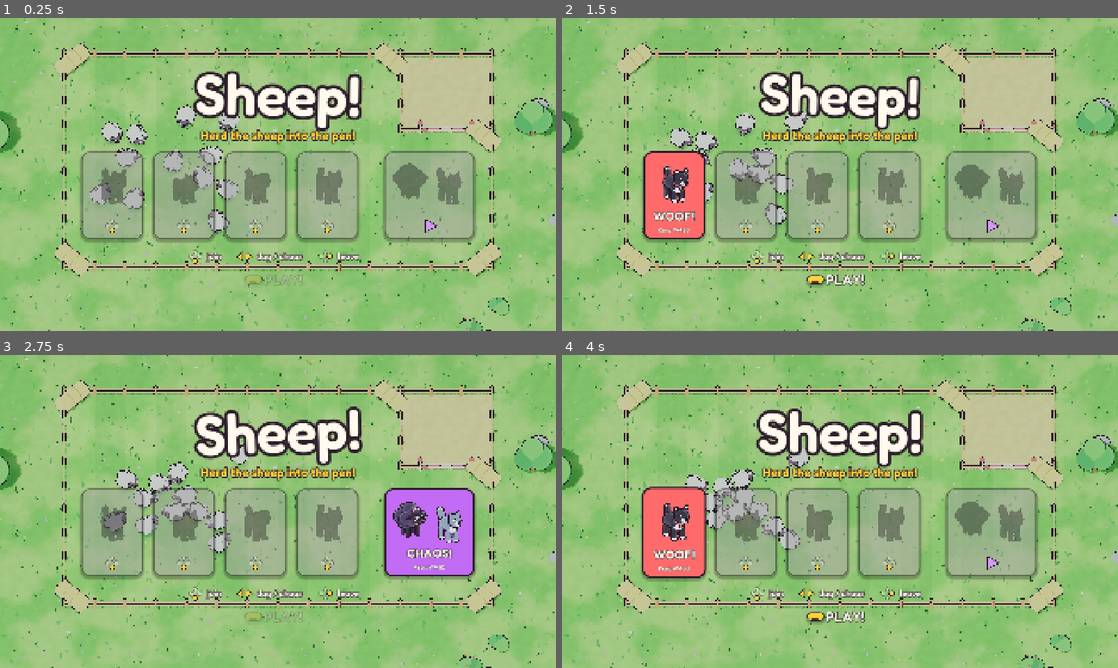
Above: before the commit, frames 1-4 (two rows, left to right).
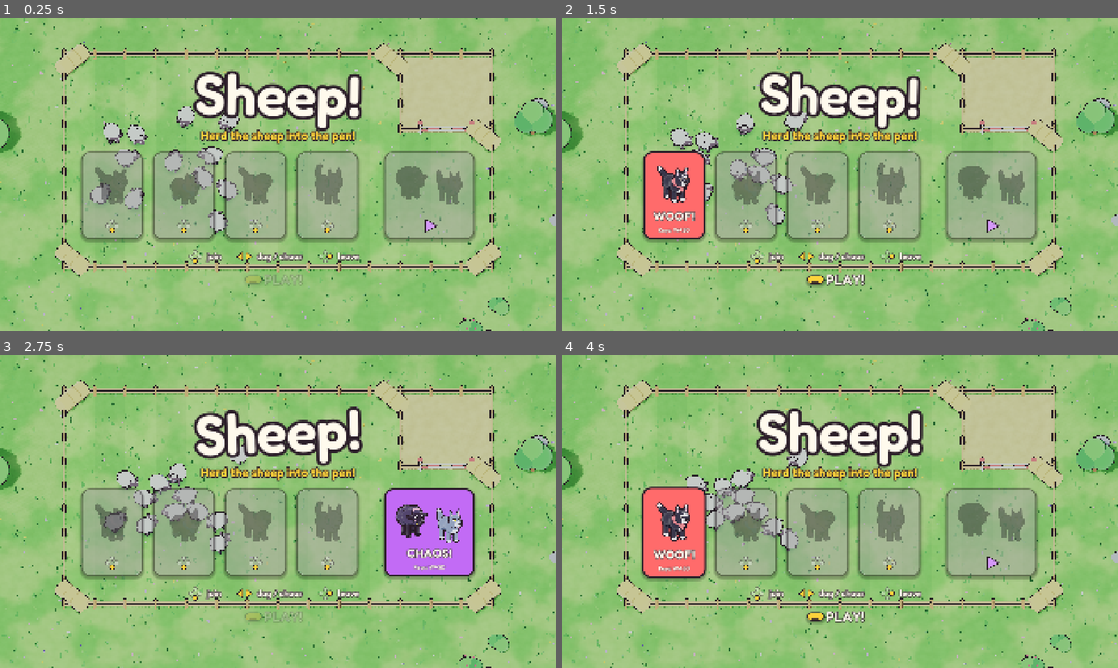
Above: after the commit, the same moments.

Repository: gregology/sheep
Game: Godot game, scene res://src/main.tscn
Same seed, same stepped clock (60 frames per second), same inputs: the game is played once before the commit and once after it.
Inputs (mouse positions are in pixels of both pictures, inside the frame that each line leads up to):
- Up to frame 1 (0.25 s): no input
- Up to frame 2 (1.5 s): tap Enter at 0.5 s; move the mouse to (962, 158) at 0.52 s; hold D 0.53-1.28 s; tap E at 0.6 s; click (962, 158) at 0.67 s; tap Space at 0.77 s; move the mouse to (728, 190) at 1.27 s; hold S from 1.28 s (still down); tap Q at 1.35 s
- Up to frame 3 (2.75 s): tap Space at 1.52 s; move the mouse to (333, 442) at 2.02 s; release S at 2.03 s; hold D from 2.03 s (still down); tap R at 2.1 s
- Up to frame 4 (4 s): move the mouse to (812, 574) at 2.77 s; release D at 2.78 s; hold W 2.78-3.53 s; tap Z at 2.85 s; click (812, 574) at 2.92 s; tap Space at 3.02, 3.77 s; move the mouse to (1006, 558) at 3.52 s; hold A from 3.53 s (still down); tap X at 3.6 s

The runs differ from the first frame. In frame 1, 1.0% of the frame differs, in the area x 16-84%, y 27-70%; in frame 2, 1.1%; in frame 3, 1.2%, in the area x 17-84%, y 28-64%; in frame 4, 1.1%.

Commit message:
Add Blender-built creature models and CC0 sounds and music
Models
- tools/blender/build_models.py builds the sheep, black sheep, four dog
  breeds and the wolf from metaballs (stiff wool bumps for a cloud-like
  fleece), decimates them to about 5-7k triangles and exports one .glb each
- Parts keep CreatureModel's names and pivots, so the procedural animation
  works unchanged; material names are colour slots that ModelPaint repaints
  with the toon materials, so bandanas still take each player's colour
- build_models.sh installs numpy for Blender's Python into .tools/ when the
  system Blender lacks it (the glTF exporter needs it)
- Code-built models remain as a fallback; --code-models forces them
- New gallery demo scenario lines every creature up close to the camera

Audio
- tools/audio/build_sounds.py downloads CC0 sources (Freesound, Kenney,
  OpenGameArt), cuts and cleans each clip, normalises, encodes Ogg Vorbis
  and regenerates assets/audio/CREDITS.md
- Music crossfades between a menu track and a round track and ducks under
  the victory fanfare; creatures make a soft thump when they land
- Synthesised sounds stay as fallbacks for any name without files

Also: make models / make sounds targets and updated README and design doc.

Diff:
--- a/src/audio/music.gd
+++ b/src/audio/music.gd
@@ -1,36 +1,70 @@
 extends Node
-## Background music on the Music bus, looping. Uses the first track found in
-## user://family_sounds/music/, then res://assets/audio/music/, otherwise a
-## synthesised placeholder loop (built on a worker thread so start-up stays quick).
+## Background music on the Music bus: one looping track per screen, cross-faded.
+##
+## A track named N comes from user://family_sounds/music/N.(ogg|mp3) (or any single
+## file in that folder, for every track), then res://assets/audio/music/N.ogg,
+## otherwise a synthesised placeholder loop built on a worker thread.
 
+## Mixed under the effects; the Music bus volume (settings) scales it further.
+const LEVEL_DB := -8.0
+const SILENT_DB := -60.0
+const FADE := 1.2
 const FAMILY_DIR := "user://family_sounds/music"
 const BUNDLED_DIR := "res://assets/audio/music"
-## Mixed under the effects; the Music bus volume (settings) scales it further.
-const LEVEL_DB := -9.0
 
-var _player: AudioStreamPlayer
+var track := &""
+
+var _players: Array[AudioStreamPlayer] = []
+var _active := 0
+var _duck_tween: Tween
+var _placeholder: AudioStreamWAV
 var _task := -1
-var _generated: AudioStreamWAV
+var _waiting := false
 
 
 func _ready() -> void:
 	process_mode = Node.PROCESS_MODE_ALWAYS
-	_player = AudioStreamPlayer.new()
-	_player.bus = &"Music"
-	_player.volume_db = LEVEL_DB
-	add_child(_player)
-	var track := _find_track()
-	if track:
-		_play(track)
-	elif DisplayServer.get_name() != "headless":
-		_task = WorkerThreadPool.add_task(_generate)
+	for i in 2:
+		var player := AudioStreamPlayer.new()
+		player.bus = &"Music"
+		player.volume_db = SILENT_DB
+		add_child(player)
+		_players.append(player)
+
+
+## Cross-fades to the named track ("menu", "round"...). Does nothing if it's already playing.
+func play(track_name: StringName) -> void:
+	if track_name == track:
+		return
+	track = track_name
+	var stream := _find(track_name)
+	if stream == null:
+		if _placeholder:
+			stream = _placeholder
+		else:
+			_start_placeholder()
+			return
+	_crossfade_to(stream)
+
+
+## Dips the music for a moment, e.g. under the victory fanfare.
+func duck(seconds: float, by_db := 14.0) -> void:
+	var player := _players[_active]
+	if _duck_tween:
+		_duck_tween.kill()
+	_duck_tween = create_tween()
+	_duck_tween.tween_property(player, "volume_db", LEVEL_DB - by_db, 0.25)
+	_duck_tween.tween_interval(seconds)
+	_duck_tween.tween_property(player, "volume_db", LEVEL_DB, 1.0)
 
 
 func _process(_delta: float) -> void:
 	if _task >= 0 and WorkerThreadPool.is_task_completed(_task):
 		WorkerThreadPool.wait_for_task_completion(_task)
 		_task = -1
-		_play(_generated)
+		if _waiting:
+			_waiting = false
+			_crossfade_to(_placeholder)
 
 
 func _exit_tree() -> void:
@@ -38,32 +72,58 @@
 		WorkerThreadPool.wait_for_task_completion(_task)
 
 
-func _generate() -> void:
-	_generated = Synth.music_loop()
+func _crossfade_to(stream: AudioStream) -> void:
+	var old := _players[_active]
+	_active = 1 - _active
+	var new := _players[_active]
+	new.stream = stream
+	new.volume_db = SILENT_DB
+	new.play()
+	if _duck_tween:
+		_duck_tween.kill()
+	var tween := create_tween().set_parallel()
+	tween.tween_property(new, "volume_db", LEVEL_DB, FADE).set_ease(Tween.EASE_OUT)
+	tween.tween_property(old, "volume_db", SILENT_DB, FADE).set_ease(Tween.EASE_IN)
+	tween.chain().tween_callback(old.stop)
 
 
-func _play(stream: AudioStream) -> void:
-	_player.stream = stream
-	_player.play()
+func _start_placeholder() -> void:
+	_waiting = true
+	if _task < 0 and DisplayServer.get_name() != "headless":
+		_task = WorkerThreadPool.add_task(func() -> void: _placeholder = Synth.music_loop())
 
 
-func _find_track() -> AudioStream:
-	if DirAccess.dir_exists_absolute(FAMILY_DIR):
-		for file in DirAccess.get_files_at(FAMILY_DIR):
-			var path := "%s/%s" % [FAMILY_DIR, file]
-			match file.get_extension().to_lower():
-				"ogg":
-					var ogg := AudioStreamOggVorbis.load_from_file(path)
-					if ogg:
-						ogg.loop = true
-						return ogg
-				"mp3":
-					var mp3 := AudioStreamMP3.load_from_file(path)
-					if mp3:
-						mp3.loop = true
-						return mp3
-	if DirAccess.dir_exists_absolute(BUNDLED_DIR):
-		for file in ResourceLoader.list_directory(BUNDLED_DIR):
-			if file.get_extension().to_lower() in ["ogg", "mp3", "wav"]:
-				return load("%s/%s" % [BUNDLED_DIR, file]) as AudioStream
+func _find(track_name: StringName) -> AudioStream:
+	var family := _family_track(track_name)
+	if family:
+		return family
+	var path := "%s/%s.ogg" % [BUNDLED_DIR, track_name]
+	if ResourceLoader.exists(path):
+		var stream := load(path) as AudioStream
+		if stream is AudioStreamOggVorbis:
+			(stream as AudioStreamOggVorbis).loop = true
+		return stream
 	return null
+
+
+func _family_track(track_name: StringName) -> AudioStream:
+	if not DirAccess.dir_exists_absolute(FAMILY_DIR):
+		return null
+	var files := Array(DirAccess.get_files_at(FAMILY_DIR)).filter(
+		func(f: String) -> bool: return f.get_extension().to_lower() in ["ogg", "mp3"])
+	if files.is_empty():
+		return null
+	var chosen: String = files[0]
+	for file: String in files:
+		if file.get_basename() == String(track_name):
+			chosen = file
+	var path := "%s/%s" % [FAMILY_DIR, chosen]
+	if chosen.get_extension().to_lower() == "ogg":
+		var ogg := AudioStreamOggVorbis.load_from_file(path)
+		if ogg:
+			ogg.loop = true
+		return ogg
+	var mp3 := AudioStreamMP3.load_from_file(path)
+	if mp3:
+		mp3.loop = true
+	return mp3
--- a/src/chaos/chaos_creature.gd
+++ b/src/chaos/chaos_creature.gd
@@ -79,6 +79,7 @@
 				influence.position = pos
 				sim.add_influence(influence)
 				model.squash(1.0)
+				Sfx.play_at(&"land", Geometry.to_3d(pos), -4.0)
 				Effects.puff(effects, Geometry.to_3d(pos), Color(0.85, 0.95, 0.75), 8, 0.14, 1.2)
 				_on_landed()
 		Phase.ACTIVE:
--- a/src/dev/demo.gd
+++ b/src/dev/demo.gd
@@ -5,6 +5,7 @@
 ##   join        robots join (two dogs + chaos) and wait on the join screen
 ##   round       robot dogs herd while a robot chaos player causes trouble
 ##   celebrate   a round where every sheep is already home
+##   gallery     every creature lined up close to the camera (checking models)
 ## Add --quit-when-won to exit with the round time (balance checks).
 
 var scenario := ""
@@ -49,6 +50,8 @@
 		"celebrate":
 			main.call("_start_round")
 			_script = [[0.5, _pen_everyone]]
+		"gallery":
+			_gallery()
 
 
 func _physics_process(delta: float) -> void:
@@ -66,6 +69,37 @@
 		(step[1] as Callable).call()
 
 
+func _gallery() -> void:
+	main.join.visible = false
+	var game: Game = main.game
+	var stage := Node3D.new()
+	stage.name = "Gallery"
+	game.add_child(stage)
+	var lineup := [[&"sheep", {}], [&"black_sheep", {}]]
+	for i in PlayerSlot.BREEDS.size():
+		lineup.append([&"dog", {"breed": PlayerSlot.BREEDS[i], "color": PlayerSlot.DOG_COLORS[i]}])
+	lineup.append([&"wolf", {}])
+	for i in lineup.size():
+		var model := Models.make(lineup[i][0], lineup[i][1])
+		model.size = Settings.tuning.creature_scale
+		model.position = Vector3((i - (lineup.size() - 1) * 0.5) * 1.9, 0, 3.5)
+		model.rotation.y = PI - 0.6
+		stage.add_child(model)
+		var shadow := BlobShadow.new(1.3 * Settings.tuning.creature_scale)
+		shadow.position = model.position + Vector3(0, 0.03, 0)
+		stage.add_child(shadow)
+	for view in game._sheep_views:
+		view.visible = false
+	var camera := Camera3D.new()
+	camera.projection = Camera3D.PROJECTION_ORTHOGONAL
+	camera.size = 7.6
+	camera.rotation_degrees.x = -Game.PITCH_DEGREES
+	var pitch := deg_to_rad(Game.PITCH_DEGREES)
+	camera.position = Vector3(0, 0.6, 3.5) + Vector3(0, sin(pitch), cos(pitch)) * 40.0
+	stage.add_child(camera)
+	camera.make_current()
+
+
 func _pen_everyone() -> void:
 	var game: Game = main.game
 	var pen := game.sim.pen.rect.grow(-0.8)
--- a/src/game/game.gd
+++ b/src/game/game.gd
@@ -119,6 +119,7 @@
 	if chaos:
 		chaos.dismiss()
 	Sfx.play(&"fanfare")
+	Music.duck(2.5)
 	_confetti_burst()
 	for i in 3:
 		get_tree().create_timer(0.4 + i * 0.5).timeout.connect(_confetti_burst)
--- a/src/main.gd
+++ b/src/main.gd
@@ -58,6 +58,7 @@
 	hud.hide_round()
 	game.start_attract()
 	join.visible = true
+	Music.play(&"menu")
 
 
 func _start_round() -> void:
@@ -66,6 +67,7 @@
 	celebration.hide_screen()
 	game.start_round()
 	hud.show_round(game)
+	Music.play(&"round")
 
 
 func _on_won(stats: RoundStats) -> void:
--- a/src/visuals/canine_model.gd
+++ b/src/visuals/canine_model.gd
@@ -29,6 +29,18 @@
 const EYE_WHITE := Color(1, 1, 1)
 const PUPIL := Color(0.06, 0.05, 0.07)
 const TONGUE := Color(0.95, 0.45, 0.55)
+const EAR_INNER := Color(0.96, 0.68, 0.75)
+
+
+## Colours for each material slot of the Blender-made dogs and wolf (see ModelPaint).
+static func palette(breed: StringName, bandana := Color.WHITE) -> Dictionary:
+	var style: Dictionary = STYLES.get(breed, STYLES[&"collie"])
+	var coat: Color = style["coat"]
+	return {
+		"coat": coat, "coat_dark": coat.darkened(0.12), "light": style["light"],
+		"eye": EYE_WHITE, "iris": style["eyes"], "pupil": PUPIL, "shine": EYE_WHITE,
+		"nose": NOSE, "brow": NOSE, "tongue": TONGUE, "ear_inner": EAR_INNER, "bandana": bandana,
+	}
 
 
 func _init(breed: StringName, bandana := Color(0, 0, 0, 0)) -> void:
--- /dev/null
+++ b/src/visuals/model_paint.gd
@@ -0,0 +1,29 @@
+class_name ModelPaint
+## Gives an imported model the game's toon look. Each material name in a model
+## (wool, coat, bandana, eye...) is a colour slot; the colour comes from a palette,
+## so one model can wear any breed's colours or any player's bandana.
+
+## Tiny details look better without an outline, or with a thin one.
+const NO_OUTLINE: Array[String] = ["pupil", "shine", "blush", "ear_inner", "tongue", "iris"]
+const THIN_OUTLINE: Array[String] = ["eye", "nose", "brow", "bell", "bow", "collar"]
+const THIN := 0.012
+
+
+static func apply(root: Node, palette: Dictionary) -> void:
+	for node in root.find_children("*", "MeshInstance3D", true, false):
+		var mesh_instance := node as MeshInstance3D
+		var mesh := mesh_instance.mesh
+		for i in mesh.get_surface_count():
+			var source := mesh.surface_get_material(i)
+			var slot := source.resource_name.to_lower() if source else ""
+			var fallback := (source as BaseMaterial3D).albedo_color if source is BaseMaterial3D else Color.WHITE
+			var color: Color = palette.get(slot, fallback)
+			mesh_instance.set_surface_override_material(i, Toon.material(color, outline_for(slot)))
+
+
+static func outline_for(slot: String) -> float:
+	if slot in NO_OUTLINE:
+		return 0.0
+	if slot in THIN_OUTLINE:
+		return THIN
+	return Toon.DEFAULT_OUTLINE
--- a/src/visuals/models.gd
+++ b/src/visuals/models.gd
@@ -1,21 +1,26 @@
 class_name Models
 ## The one place creature models come from.
 ##
-## If res://assets/models/<kind>.glb exists (e.g. exported by the Blender scripts),
-## it is used; its parts must follow CreatureModel's part names so the procedural
-## animation keeps working. Otherwise the code-built stand-in is used.
+## Uses res://assets/models/<kind>.glb (made by tools/blender/build_models.sh) when it
+## exists, painted by ModelPaint; otherwise builds the code stand-in. Models must
+## follow CreatureModel's part names so the procedural animation works on both.
+## Pass --code-models on the command line to force the stand-ins.
 
 
 ## kind: &"sheep", &"black_sheep", &"dog", &"wolf". Dogs take {"breed": StringName, "color": Color}.
 static func make(kind: StringName, options := {}) -> CreatureModel:
-	var variant := kind
-	if kind == &"dog":
-		variant = StringName("dog_%s" % options.get("breed", &"collie"))
+	var breed: StringName = options.get("breed", &"collie")
+	var color: Color = options.get("color", Color.WHITE)
+	var variant := StringName("dog_%s" % breed) if kind == &"dog" else kind
 	var path := "res://assets/models/%s.glb" % variant
-	if ResourceLoader.exists(path):
+	if ResourceLoader.exists(path) and not "--code-models" in OS.get_cmdline_user_args():
 		var model := CreatureModel.new()
-		model.name = String(variant).capitalize()
-		model.add_child((load(path) as PackedScene).instantiate())
+		model.name = String(variant).to_pascal_case()
+		if kind == &"dog" or kind == &"wolf":
+			model.stride = 1.0
+		var body := (load(path) as PackedScene).instantiate()
+		model.add_child(body)
+		ModelPaint.apply(body, palette(kind, breed, color))
 		return model
 	match kind:
 		&"sheep":
@@ -23,8 +28,22 @@
 		&"black_sheep":
 			return SheepModel.new(SheepModel.BLACK)
 		&"dog":
-			return CanineModel.new(options.get("breed", &"collie"), options.get("color", Color.WHITE))
+			return CanineModel.new(breed, color)
 		&"wolf":
 			return CanineModel.new(&"wolf")
 	push_error("Unknown creature model '%s'" % kind)
 	return CreatureModel.new()
+
+
+## Colour for every material slot a creature's model uses.
+static func palette(kind: StringName, breed := &"collie", bandana := Color.WHITE) -> Dictionary:
+	match kind:
+		&"sheep":
+			return SheepModel.palette(SheepModel.WHITE)
+		&"black_sheep":
+			return SheepModel.palette(SheepModel.BLACK)
+		&"dog":
+			return CanineModel.palette(breed, bandana)
+		&"wolf":
+			return CanineModel.palette(&"wolf")
+	return {}
--- a/src/visuals/sheep_model.gd
+++ b/src/visuals/sheep_model.gd
@@ -16,6 +16,18 @@
 const EYE_WHITE := Color(1, 1, 1)
 const PUPIL := Color(0.08, 0.06, 0.08)
 const GOLD := Color(1.0, 0.8, 0.25)
+const COLLAR := Color(0.92, 0.32, 0.45)
+
+
+## Colours for each material slot of the Blender-made sheep (see ModelPaint).
+static func palette(style: Dictionary) -> Dictionary:
+	var face: Color = style["face"]
+	return {
+		"wool": style["wool"], "face": face, "hoof": face.darkened(0.35),
+		"eye": EYE_WHITE, "pupil": PUPIL, "shine": EYE_WHITE,
+		"blush": PINK, "ear_inner": PINK.lightened(0.15),
+		"bell": GOLD, "collar": COLLAR, "bow": PINK,
+	}
 
 
 func _init(style: Dictionary = WHITE) -> void:
Not shown, added: assets/audio/music/menu.ogg.import
Not shown, added: assets/audio/music/round.ogg.import
Not shown, added: assets/audio/sfx/baa/baa_1.ogg.import
Not shown, added: assets/audio/sfx/baa/baa_2.ogg.import
Not shown, added: assets/audio/sfx/baa/baa_3.ogg.import
Not shown, added: assets/audio/sfx/baa/baa_4.ogg.import
Not shown, added: assets/audio/sfx/baa/baa_5.ogg.import
Not shown, added: assets/audio/sfx/bark/bark_1.ogg.import
Not shown, added: assets/audio/sfx/bark/bark_2.ogg.import
Not shown, added: assets/audio/sfx/bark/bark_3.ogg.import
Not shown, added: assets/audio/sfx/bark/bark_4.ogg.import
Not shown, added: assets/audio/sfx/bark/bark_5.ogg.import
(and 70 more such lines)
